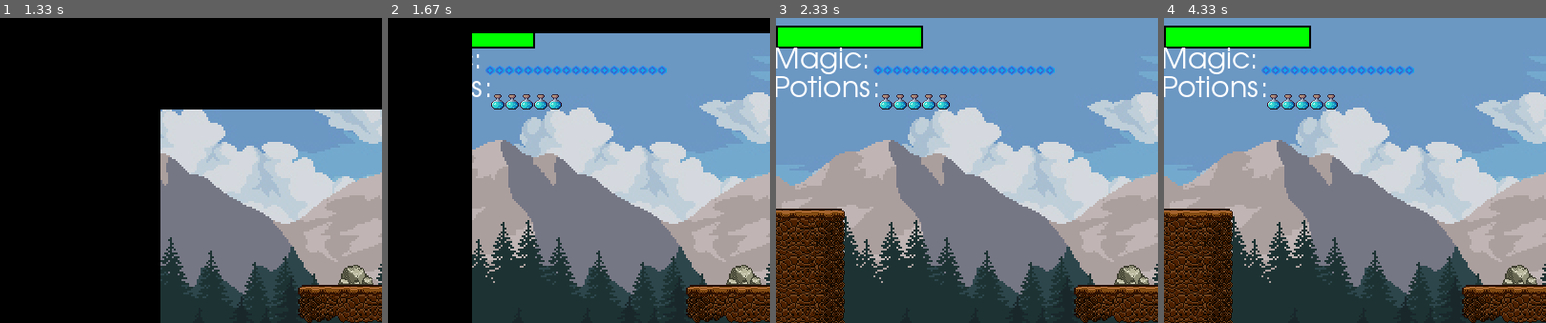
Above: before the commit, frames 1-4 (left to right).
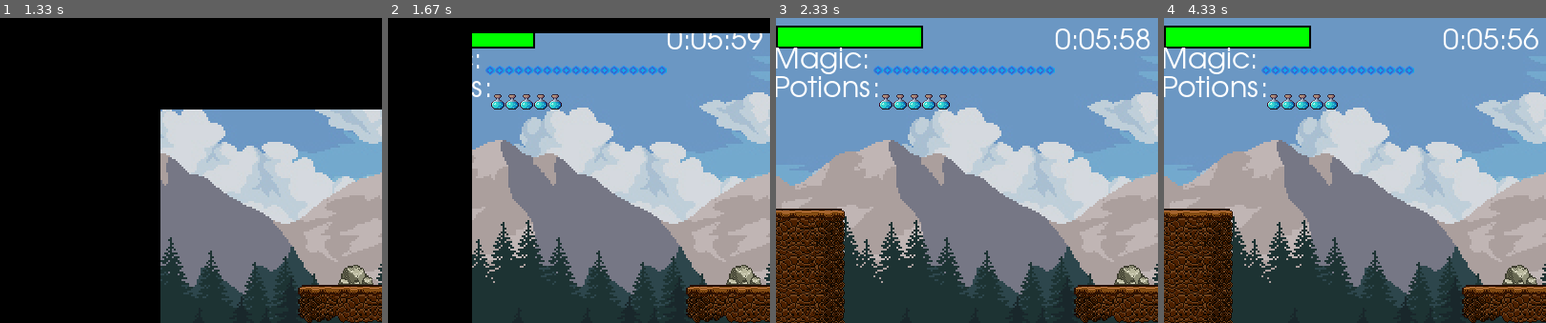
Above: after the commit, the same moments.

Repository: RGarc335/ShootingPyGame
Game: pygame game, started from MainGame.py
Same seed, same stepped clock (60 frames per second), same inputs: the game is played once before the commit and once after it.
Inputs (mouse positions are % of the whole screen's width and height, from its top left):
- Up to frame 1 (1.33 s): click (50, 34) at 0.38 s; tap Space at 0.67 s; hold D from 1 s (still down)
- Up to frame 2 (1.67 s): release D at 1.47 s; hold W from 1.5 s (still down)
- Up to frame 3 (2.33 s): release W at 1.8 s; hold D 1.83-2.3 s
- Up to frame 4 (4.33 s): hold A 2.33-2.87 s; hold A 2.9-3.3 s; hold W 3.33-3.7 s; tap Space at 3.4, 3.8, 4.1 s; hold D from 3.73 s (still down)
The pictures show only the part of the screen within x 1-51%, y 0-50%; the shares and areas given below are measured in that part.

Frame 1 is identical in both runs. In frame 2, 0.4% of the frame differs, in the area x 73-98%, y 5-11%; in frame 3, 0.6%, in the area x 73-98%, y 3-11%; in frame 4, 0.6%.

Commit message:
New Timer Added

Diff:
--- a/MainGame.py
+++ b/MainGame.py
@@ -5,6 +5,7 @@
 import csv
 import button
 import yaml
+import datetime
 import Water
 import Exit
 import Decoration
@@ -40,6 +41,9 @@
 start_game = config.get("start_game")
 start_intro = config.get("start_intro")
 
+# counter, text = 10, '10'.rjust(3)
+# pygame.time.set_timer(pygame.USEREVENT, 1000)
+start_ticks = pygame.time.get_ticks()  # starter tick
 
 #define player action variables
 moving_left = False
@@ -93,7 +97,6 @@
 	'Grenade'	: grenade_box_img
 }
 
-
 #define colours
 BG = (144, 201, 120)
 RED = (255, 0, 0)
@@ -104,6 +107,13 @@
 
 #define font
 font = pygame.font.SysFont('Futura', 30)
+
+#timer clock
+timer_sec = 360
+timer_text = font.render("02:00", True, (255, 255, 255))
+timer = pygame.USEREVENT + 1
+pygame.time.set_timer(timer, 1000)
+current_best_time = 0
 
 def draw_text(text, font, text_col, x, y):
 	img = font.render(text, True, text_col)
@@ -583,6 +593,9 @@
 			pygame.draw.rect(screen, self.colour, (0, 0, SCREEN_WIDTH, 0 + self.fade_counter))
 		if self.fade_counter >= SCREEN_WIDTH:
 			fade_complete = True
+		if fade_complete and self.colour == PINK:
+			draw_text('Current Time: ' + str(current_best_time) + ' seconds', font, WHITE, SCREEN_WIDTH // 5 - 100, 30)
+		# 	draw_text('High Score Time: ' + timer_text, font, WHITE, SCREEN_WIDTH // 5 - 100, 70)
 
 		return fade_complete
 
@@ -655,6 +668,9 @@
 		for x in range(player.grenades):
 			screen.blit(grenade_img, (115 + (x * 15), 80))
 
+		#start Timer for when player is alive
+		if player.alive:
+			screen.blit(timer_text, (300, 10))
 
 		player.update()
 		player.draw()
@@ -686,7 +702,6 @@
 				start_intro = False
 				intro_fade.fade_counter = 0
 
-
 		#update player actions
 		if player.alive:
 			#shoot bullets
@@ -701,7 +716,6 @@
 				player.grenades -= 1
 				grenade_thrown = True
 			if player.in_air:
-
 				player.update_action(2)#2: jump
 			elif moving_left or moving_right:
 				player.update_action(1)#1: run
@@ -746,6 +760,16 @@
 		#quit game
 		if event.type == pygame.QUIT:
 			run = False
+		if event.type == timer and player.alive:  # checks for timer event
+			if timer_sec > 0:
+				timer_sec -= 1
+				timer_text = font.render(str(datetime.timedelta(seconds=timer_sec)), True, (255, 255, 255))
+			else:
+				pygame.time.set_timer(timer, 0)  # turns off timer event
+		if event.type == timer and not player.alive:
+			if timer_sec != 360:
+				current_best_time = timer_sec
+			timer_sec = 360
 		#keyboard presses
 		if event.type == pygame.KEYDOWN:
 			if event.key == pygame.K_a:
